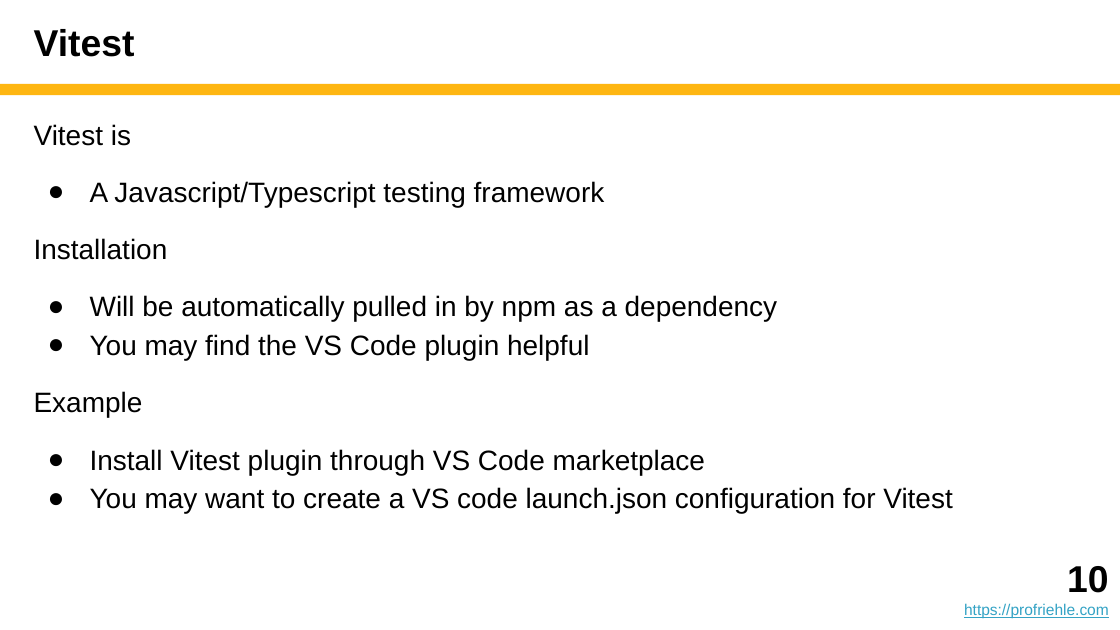
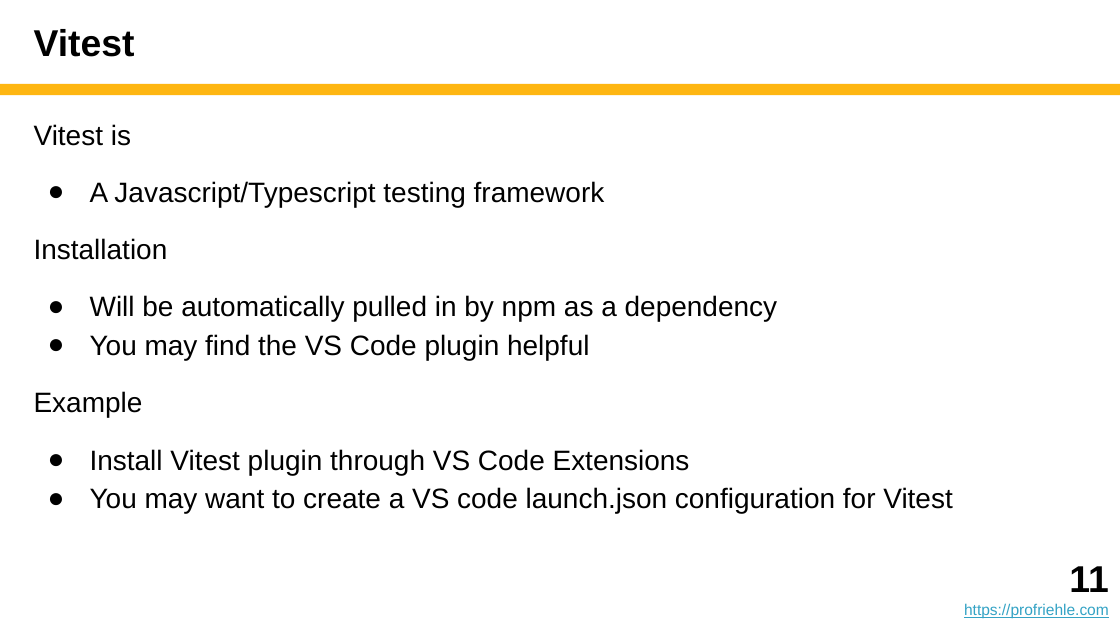
Before and after one commit to dirkriehle/adap-course, a slide deck: slide 11 of Lecture slides/ADAP A02 - Programming Setup.pptx (slide 10 before the commit). Drawn at 1120x630 pixels with LibreOffice and Linux fonts; fonts in the diff are those of the drawing. Boxes give left, top, right and bottom in pixels: in the first picture for what was removed or moved away, otherwise in the second. Text is boxed around its words. In the diff, an @@ line names an element or a change of style, - is before the commit and + after.

```diff
--- a/Lecture slides/ADAP A02 - Programming Setup.pptx
+++ b/Lecture slides/ADAP A02 - Programming Setup.pptx
@@ text at <box>90,449,690,475</box>: text changed @@
-● Install Vitest plugin through VS Code marketplace
+● Install Vitest plugin through VS Code Extensions
@@ text at <box>1069,566,1108,592</box>: text changed @@
-10
+11
```
Also in this commit, not shown: 1 other slide changed, 1 slide added, 1 other file.
